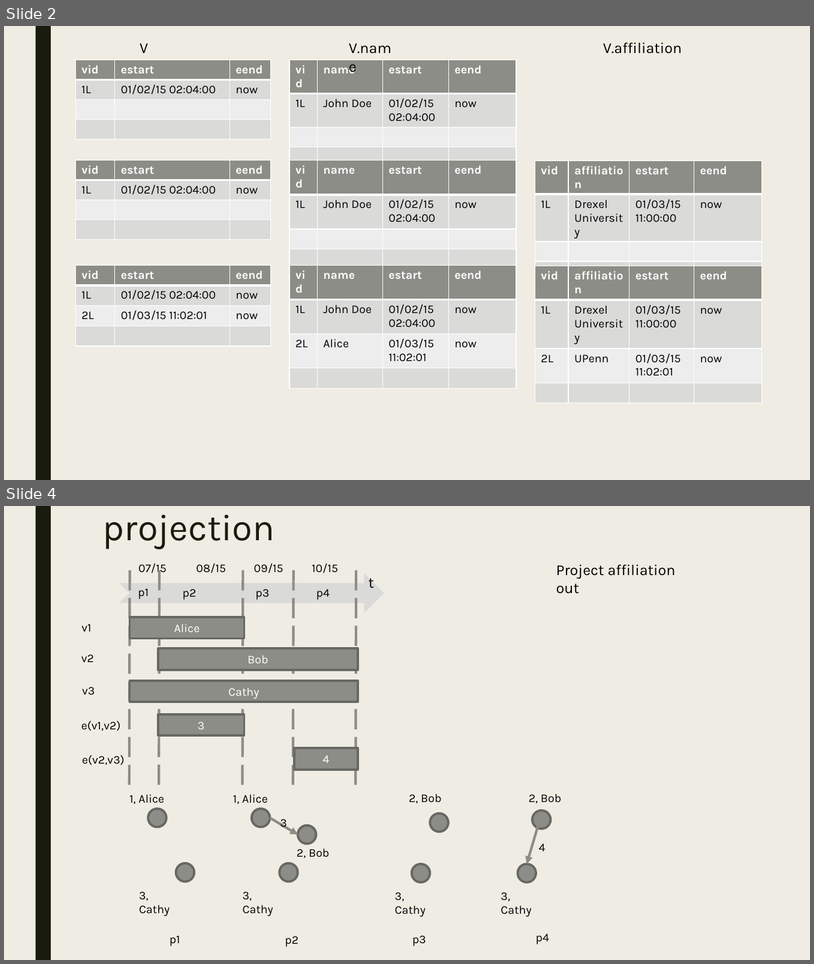
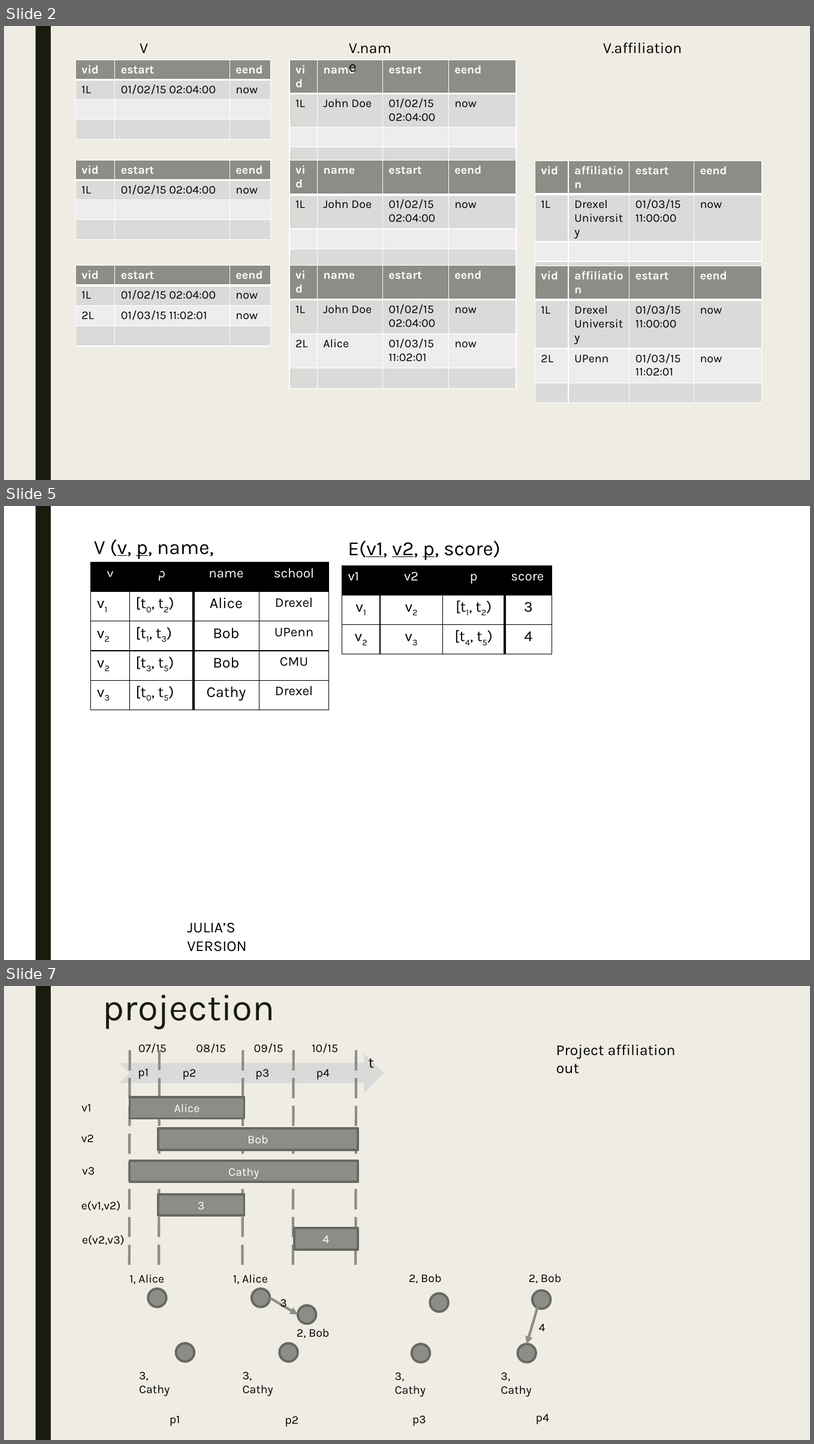
Before and after one commit to PortalDB/portal, a slide deck: paper/pvldb2016/figs/model.pptx. Shown one above the other, each under a label of ours: slides 2 and 4 before the commit, slides 2, 5 and 7 after it; the slides between them are not shown. The pictures are 814x964 and 814x1444 pixels, drawn with LibreOffice and Linux fonts; fonts in the diff are those of the drawing. Boxes give left, top, right and bottom in pixels: in the first picture for what was removed or moved away, otherwise in the second. Text is boxed around its words. In the diff, an @@ line names an element or a change of style, - is before the commit and + after.

```diff
--- a/paper/pvldb2016/figs/model.pptx
+++ b/paper/pvldb2016/figs/model.pptx
@@ slide 5 added at [4, 506, 810, 960], background #FFFFFF; not listed: 1 template element that a slide beside it also shows @@
@@ text added at [94, 539, 213, 581], 24 pt, text #000000 @@
+V (v, p, name, school)
@@ text added at [348, 540, 501, 560], 24 pt, text #000000 @@
+E(v1, v2, p, score)
@@ table added at [91, 562, 329, 710], 5 rows, 4 columns @@
+v | p | name | school
+v1 | [t0, t2) | Alice | Drexel
+v2 | [t1, t3) | Bob | UPenn
+v2 | [t3, t5) | Bob | CMU
+v3 | [t0, t5) | Cathy | Drexel
@@ table added at [342, 566, 552, 654], 3 rows, 4 columns @@
+v1 | v2 | p | score
+v1 | v2 | [t1, t2) | 3
+v2 | v3 | [t4, t5) | 4
@@ text added at [187, 922, 246, 951], 18 pt, text #000000 @@
+JULIA’S VERSION
@@ what was slide 4 is now slide 7 @@
```
Also in this commit, not shown: 1 slide changed, 2 other slides added, 5 other files.
